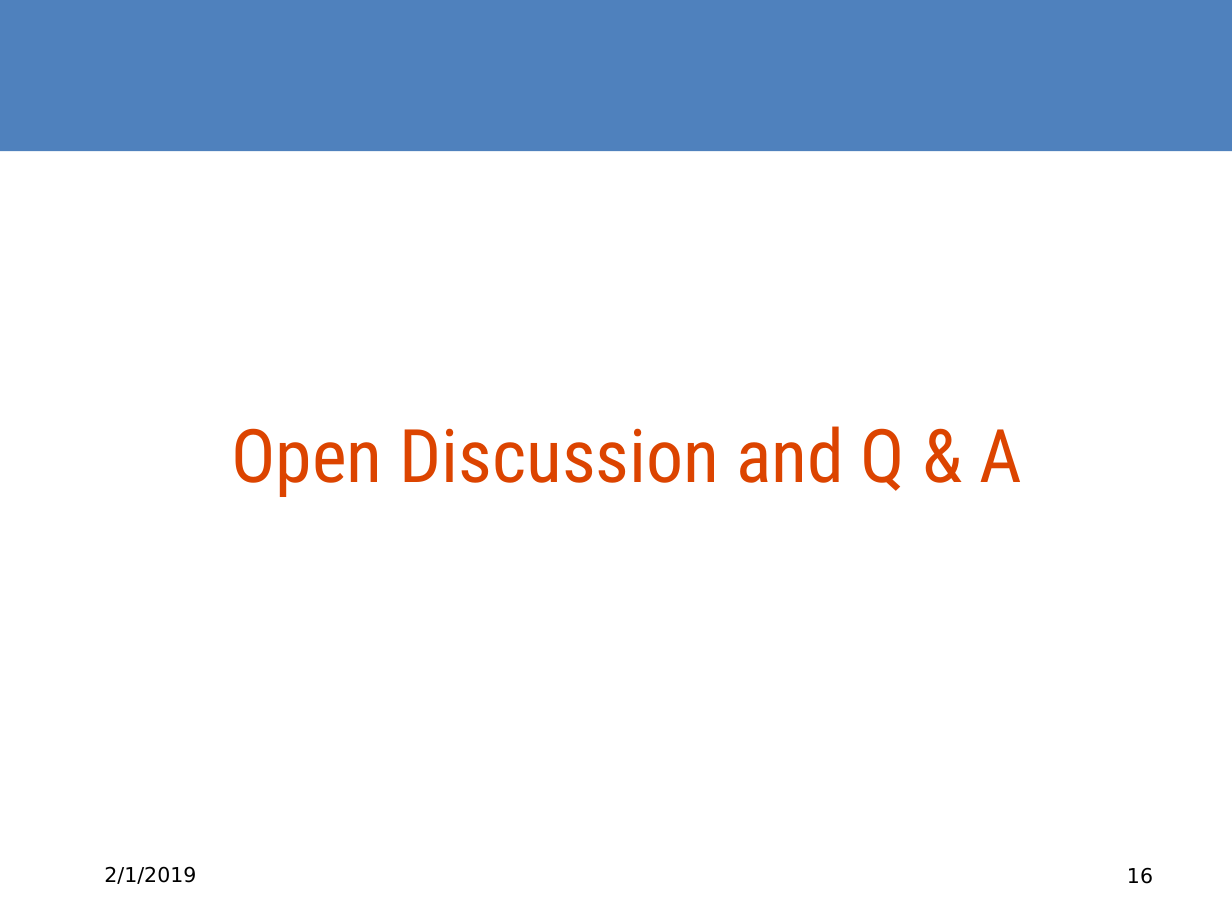
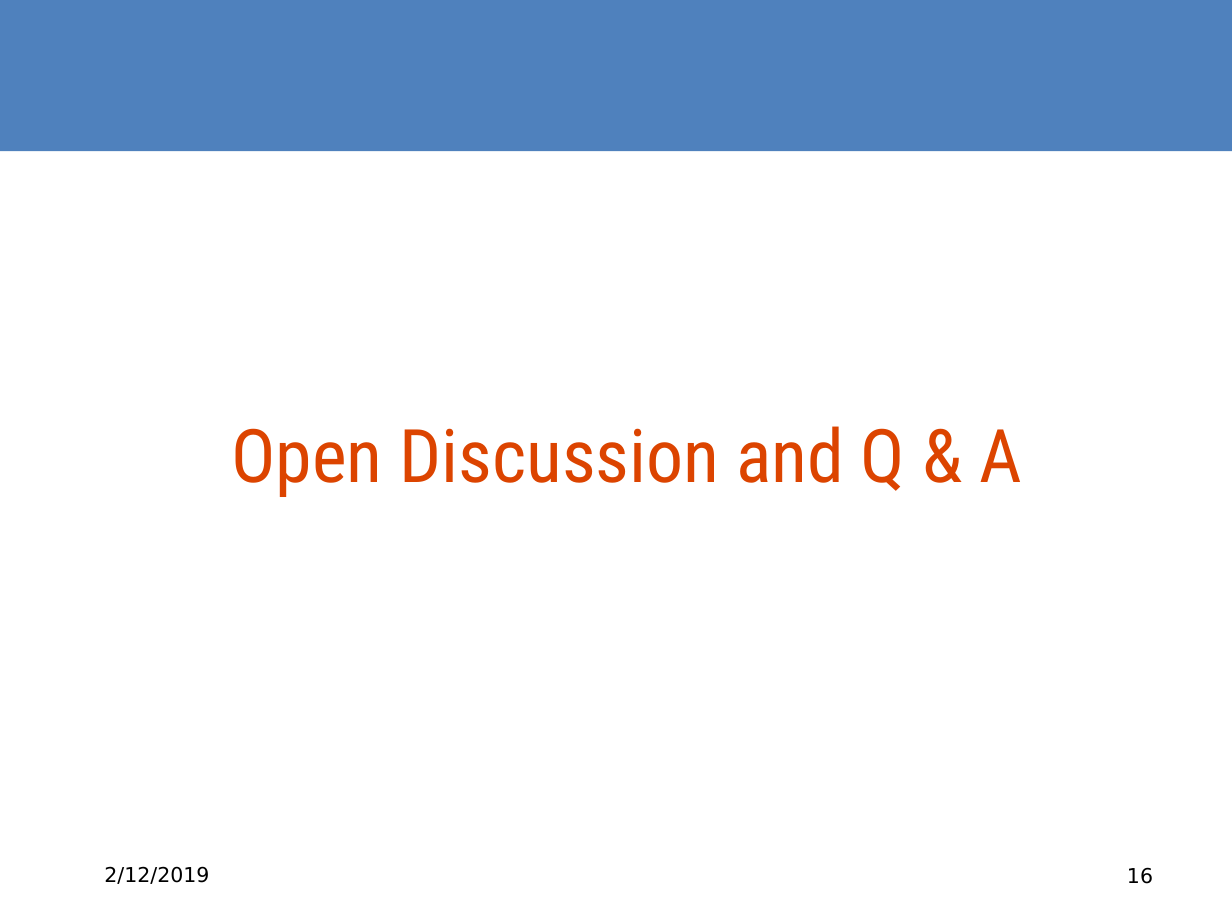
Before and after one commit to ODOT-PTS/odot-pts.github.io, a slide deck: slide 16 of consortium/third_meeting/GTFS-ride_Meeting3_Presentation_v1_01292019.pptx. Drawn at 1232x924 pixels with LibreOffice and Linux fonts; fonts in the diff are those of the drawing; background and template pictures are left out. Boxes give left, top, right and bottom in pixels: in the first picture for what was removed or moved away, otherwise in the second. Text is boxed around its words. In the diff, an @@ line names an element or a change of style, - is before the commit and + after.

```diff
--- a/consortium/third_meeting/GTFS-ride_Meeting3_Presentation_v1_01292019.pptx
+++ b/consortium/third_meeting/GTFS-ride_Meeting3_Presentation_v1_01292019.pptx
@@ text at <box>104,866,209,884</box>: text changed @@
-2/1/2019
+2/12/2019
```
Also in this commit, not shown: 17 other slides changed.
